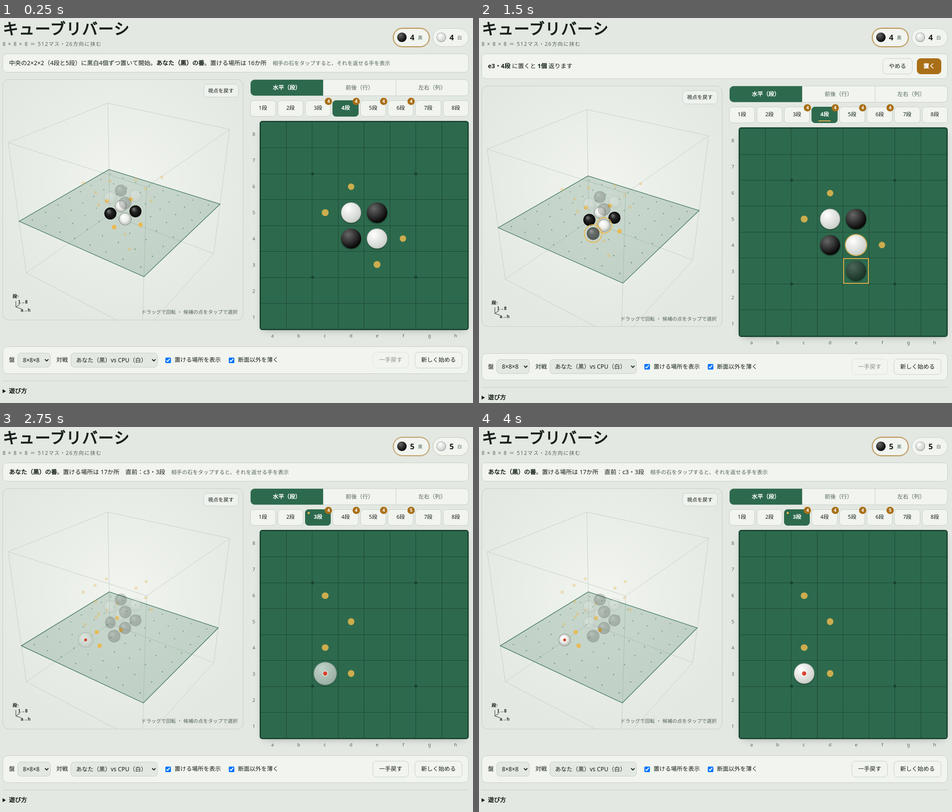
Above: before the commit, frames 1-4 (two rows, left to right).
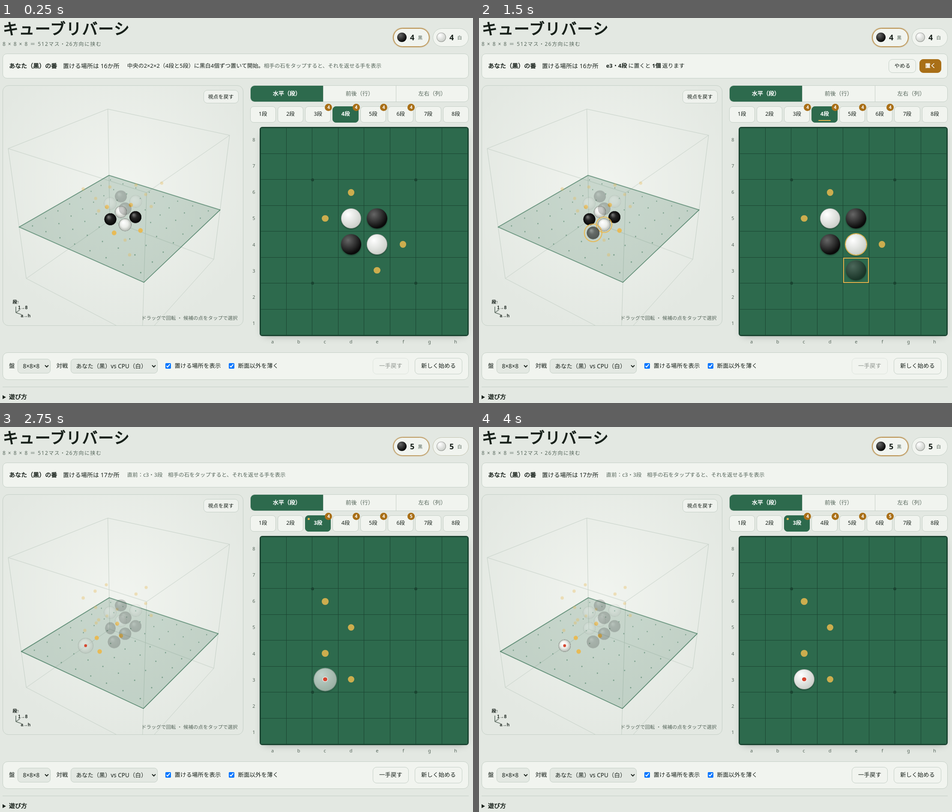
Above: after the commit, the same moments.

Repository: yume-towa/cube-reversi
Game: browser game, page index.html
The game is run twice, just before and just after one commit, with the same random seed, the same clock (stepped at 60 frames per second) and the same inputs.
Inputs (mouse positions are in pixels of both pictures, inside the frame that each line leads up to; where the layout moved, square brackets give the same spot in the first picture):
- Up to frame 1 (0.25 s): no input
- Up to frame 2 (1.5 s): click "中央の2×2×2（4段と5段）に黒白4個ずつ置いて開始。あ…" (after the commit: "中央の2×2×2（4段と5段）に黒白4個ずつ置いて開始。相…") at 0.27 s; click (601, 229) [601, 222] at 1.07 s; tap Space at 1.1 s
- Up to frame 3 (2.75 s): tap Space at 1.6, 2.1, 2.6 s; click (75, 588) [75, 592] at 1.67 s; click "置く" at 2.02 s; click (170, 577) [170, 573] at 2.27 s
- Up to frame 4 (4 s): click (639, 661) [639, 658] at 2.87 s; tap Space at 3.1, 3.6 s; click (540, 673) [540, 669] at 3.47 s

The runs differ from the first frame. In frame 1, 10% of the frame differs, in the area x 0-100%, y 10-100%; in frame 2, 4.8%; in frame 3, 9.4%; in frame 4, 9.4%.

Commit message:
Keep the status bar a fixed height so the board does not shift
Selecting a move changed the status bar height (PC +15px, phones -22px),
moving the cube view and slice board below it, so a second tap on the
same spot could miss. The status bar now has two fixed-height rows
(one row from 720px), long text is clamped, the move list scrolls
horizontally and keeps its scroll position on redraw. Chip styles are
scoped to the status bar so board cells no longer pick them up.

Co-Authored-By: Claude Opus 5.5 <noreply@anthropic.com>
Claude-Session: https://claude.ai/code/session_011ZAsdvZ96xhiD78Sszqs7S

Diff:
--- a/index.html
+++ b/index.html
@@ -49,17 +49,26 @@
 .chip.b{background:radial-gradient(circle at 35% 30%,#666,#0a0a0a 70%)}
 .chip.w{background:radial-gradient(circle at 35% 30%,#fff,#c7cbc5 78%);box-shadow:inset 0 0 0 1px rgba(0,0,0,.28)}
 
-.status{font-size:14px;padding:10px 14px;border-radius:10px;background:var(--surface);border:1px solid var(--line);min-height:44px;display:flex;align-items:center;gap:10px;flex-wrap:wrap}
+/* 状態欄は高さ固定（候補の選択などで下の立方体・断面盤が動かないように）。
+   狭い画面：上段=手番など1行・下段=補足や操作ボタン（文は2行まで）。広い画面：左右に並べて1行 */
+.status{display:grid;grid-template-columns:minmax(0,1fr);grid-template-rows:32px 40px;gap:4px;align-items:center;
+  font-size:14px;padding:8px 12px;border-radius:10px;background:var(--surface);border:1px solid var(--line)}
+@media (min-width:720px){.status{grid-template-columns:auto minmax(0,1fr);grid-template-rows:40px;gap:0 18px;padding:8px 14px}}
+.status .s1,.status .s2{display:flex;align-items:center;gap:8px;min-width:0;height:100%;overflow:hidden}
+.status .s1{white-space:nowrap}
+.status .tx{flex:1 1 auto;min-width:0}
+.status .s1 .tx{overflow:hidden;text-overflow:ellipsis}
+.status .s2 .tx{display:-webkit-box;-webkit-box-orient:vertical;-webkit-line-clamp:2;overflow:hidden;font-size:13px;line-height:1.45}
+.status .ka{word-break:keep-all;overflow-wrap:anywhere}
 .status strong{font-weight:700}
-.status .grow{flex:1 1 180px;min-width:0}
 .status .note{color:var(--muted);font-size:12.5px}
+.status .btn{flex:none;padding:5px 12px;font-size:12.5px}
 .status.over{border-color:var(--brass)}
-.status .full{flex-basis:100%;display:flex;flex-wrap:wrap;align-items:center;gap:6px 10px;min-width:0}
-.opts{max-height:140px;overflow:auto}
-.opt{font:inherit;font-size:13px;border:1px solid var(--line);background:var(--bg);color:var(--ink);border-radius:8px;padding:5px 10px;cursor:pointer;font-variant-numeric:tabular-nums;display:flex;gap:6px;align-items:baseline}
-.opt small{color:var(--muted);font-size:11px}
-.opt.on{border-color:var(--brass);background:var(--brass);color:var(--on-brass)}
-.opt.on small{color:inherit}
+.status .opts{flex:1 1 auto;min-width:0;align-self:stretch;display:flex;align-items:center;gap:6px;overflow-x:auto;overflow-y:hidden;scrollbar-width:thin}
+.status .opt{flex:none;font:inherit;font-size:13px;line-height:1.3;border:1px solid var(--line);background:var(--bg);color:var(--ink);border-radius:8px;padding:3px 9px;cursor:pointer;font-variant-numeric:tabular-nums;display:flex;gap:6px;align-items:baseline;white-space:nowrap}
+.status .opt small{color:var(--muted);font-size:11px}
+.status .opt.on{border-color:var(--brass);background:var(--brass);color:var(--on-brass)}
+.status .opt.on small{color:inherit}
 
 .play{display:grid;gap:16px}
 @media (min-width:860px){.play{grid-template-columns:1.1fr 1fr;align-items:start}}
@@ -547,28 +556,37 @@
   // 状態表示
   const empty=S-nb-nw;statusEl.classList.toggle('over',st.over);
   const intro=st.hist.length===0&&st.last<0?`中央の2×2×2（${N/2}段と${N/2+1}段）に黒白4個ずつ置いて開始。`:'';
+  const lastTxt=st.last>=0?`直前：${coord(st.last)}　`:'';
+  const tx=(h,c='')=>`<span class="tx${c}">${h}</span>`;
+  const btn=(act,label,primary,off)=>`<button class="btn${primary?' primary':''}" type="button" data-act="${act}"${off?' disabled':''}>${label}</button>`;
+  let s1,s2;
   if(st.over){
     const res=nb===nw?'引き分け':`${nb>nw?'黒':'白'}の勝ち`;
-    statusEl.innerHTML=`<span class="grow"><strong>終局</strong> 黒 ${nb} − 白 ${nw} で${res}（空き ${empty}）</span><button class="btn" type="button" data-act="result">結果を見る</button><button class="btn primary" type="button" data-act="new">もう一局</button>`;
+    s1=tx(`<strong>終局</strong>　黒 ${nb} − 白 ${nw} で${res}`);
+    s2=tx(`<span class="note">空き ${empty}</span>`)+btn('result','結果を見る')+btn('new','もう一局',true);
   }else if(isCPU(st.turn)){
-    if(cvc&&ui.paused)statusEl.innerHTML=`<span class="grow">${st.pass}<strong>一時停止中</strong>。次は${name(st.turn)}の番${st.last>=0?`　直前：${coord(st.last)}`:''}</span><button class="btn primary" type="button" data-act="resume">再開</button>`;
-    else statusEl.innerHTML=`<span class="grow">${intro}${st.pass}<strong>${name(st.turn)}（CPU）</strong>が考えています…${cvc&&st.last>=0?`　直前：${coord(st.last)}`:''}</span>`;
+    if(cvc&&ui.paused){s1=tx(`<strong>一時停止中</strong>　次は${name(st.turn)}の番`);s2=tx(`${st.pass}<span class="note">${lastTxt}</span>`)+btn('resume','再開',true);}
+    else{s1=tx(`<strong>${name(st.turn)}（CPU）</strong>が考えています…`);s2=tx(`${intro}${st.pass}<span class="note">${lastTxt}</span>`);}
   }else{
-    let html='';
+    const who=st.mode==='pvp'?name(st.turn):`あなた（${name(st.turn)}）`;
+    s1=tx(`<strong>${who}の番</strong>　置ける場所は ${moves.size}か所`);
     if(ui.target>=0){
       const op=optsFor(ui.target);
-      html+=`<div class="full"><span class="grow"><strong>${coord(ui.target)}</strong> の${name(3-st.turn)}を返せる手：<strong>${op.length?op.length+'通り':'今はありません'}</strong></span><button class="btn sm" type="button" data-act="untarget">閉じる</button></div>`;
-      if(op.length)html+=`<div class="full opts">${op.map(m=>`<button type="button" class="opt${m===ui.sel?' on':''}" data-opt="${m}">${coord(m)}<small>${moves.get(m).length}個</small></button>`).join('')}</div>`;
+      s1=tx(`<strong>${coord(ui.target)}</strong>の${name(3-st.turn)}を返せる手 <strong>${op.length?op.length+'通り':'なし'}</strong>`)+btn('untarget','閉じる');
+      s2=op.length?`<div class="opts">${op.map(m=>`<button type="button" class="opt${m===ui.sel?' on':''}" data-opt="${m}">${coord(m)}<small>${moves.get(m).length}個</small></button>`).join('')}</div>`+btn('place','置く',true,ui.sel<0)
+        :tx(`<span class="note">ほかの石をタップするか「閉じる」で戻ります</span>`);
+    }else if(ui.sel>=0){
+      s2=tx(`<strong>${coord(ui.sel)}</strong> に置くと <strong>${moves.get(ui.sel).length}個</strong> 返ります`,' ka')+btn('cancel','やめる')+btn('place','置く',true);
+    }else{
+      // パスの知らせがあるときは操作の案内を省いて2行に収める
+      s2=tx(`${intro}${st.pass}<span class="note">${lastTxt}${st.pass?'':'相手の石をタップすると、それを返せる手を表示'}</span>`);
     }
-    if(ui.sel>=0){
-      const n=moves.get(ui.sel).length;
-      html+=`<span class="grow"><strong>${coord(ui.sel)}</strong> に置くと <strong>${n}個</strong> 返ります</span><button class="btn" type="button" data-act="cancel">やめる</button><button class="btn primary" type="button" data-act="place">置く</button>`;
-    }else if(ui.target<0){
-      const who=st.mode==='pvp'?name(st.turn):`あなた（${name(st.turn)}）`;
-      html+=`<span class="grow">${intro}${st.pass}<strong>${who}の番</strong>。置ける場所は ${moves.size}か所${st.last>=0?`　直前：${coord(st.last)}`:''}　<span class="note">相手の石をタップすると、それを返せる手を表示</span></span>`;
-    }
-    statusEl.innerHTML=html;
-  }
+  }
+  // 手の一覧を横にスクロールしていたら、描き直しても位置を保つ（同じ手をもう一度押して着手できるように）
+  const oldOpts=statusEl.querySelector('.opts'),keep=oldOpts&&statusEl.dataset.target===String(ui.target)?oldOpts.scrollLeft:0;
+  statusEl.innerHTML=`<div class="s1">${s1}</div><div class="s2">${s2}</div>`;
+  statusEl.dataset.target=ui.target;
+  if(keep)statusEl.querySelector('.opts')?.scrollTo({left:keep});
   // 切る向き
   document.querySelectorAll('.seg button').forEach(b=>b.setAttribute('aria-pressed',b.dataset.axis===ui.axis));
   // 断面タブ
